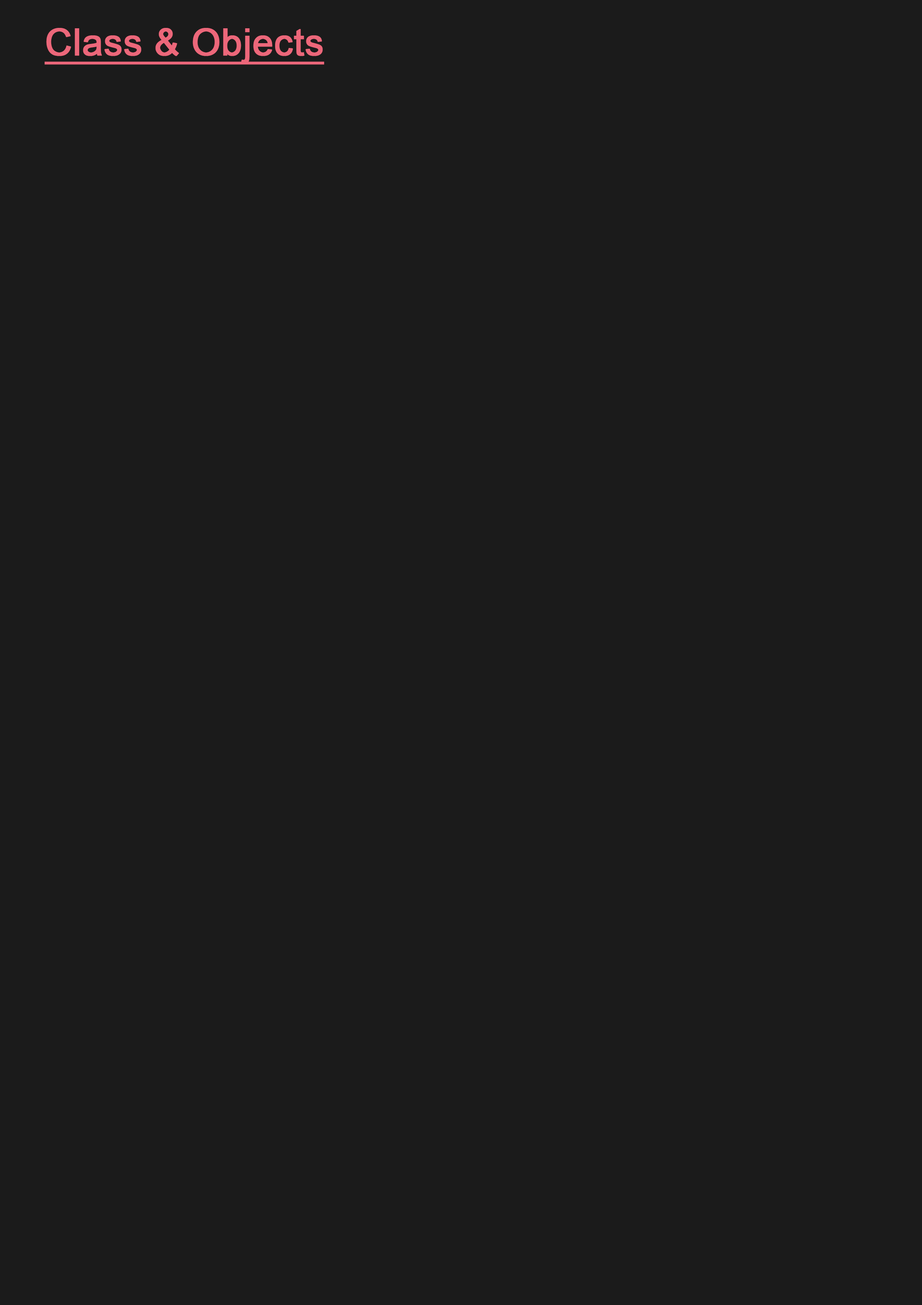
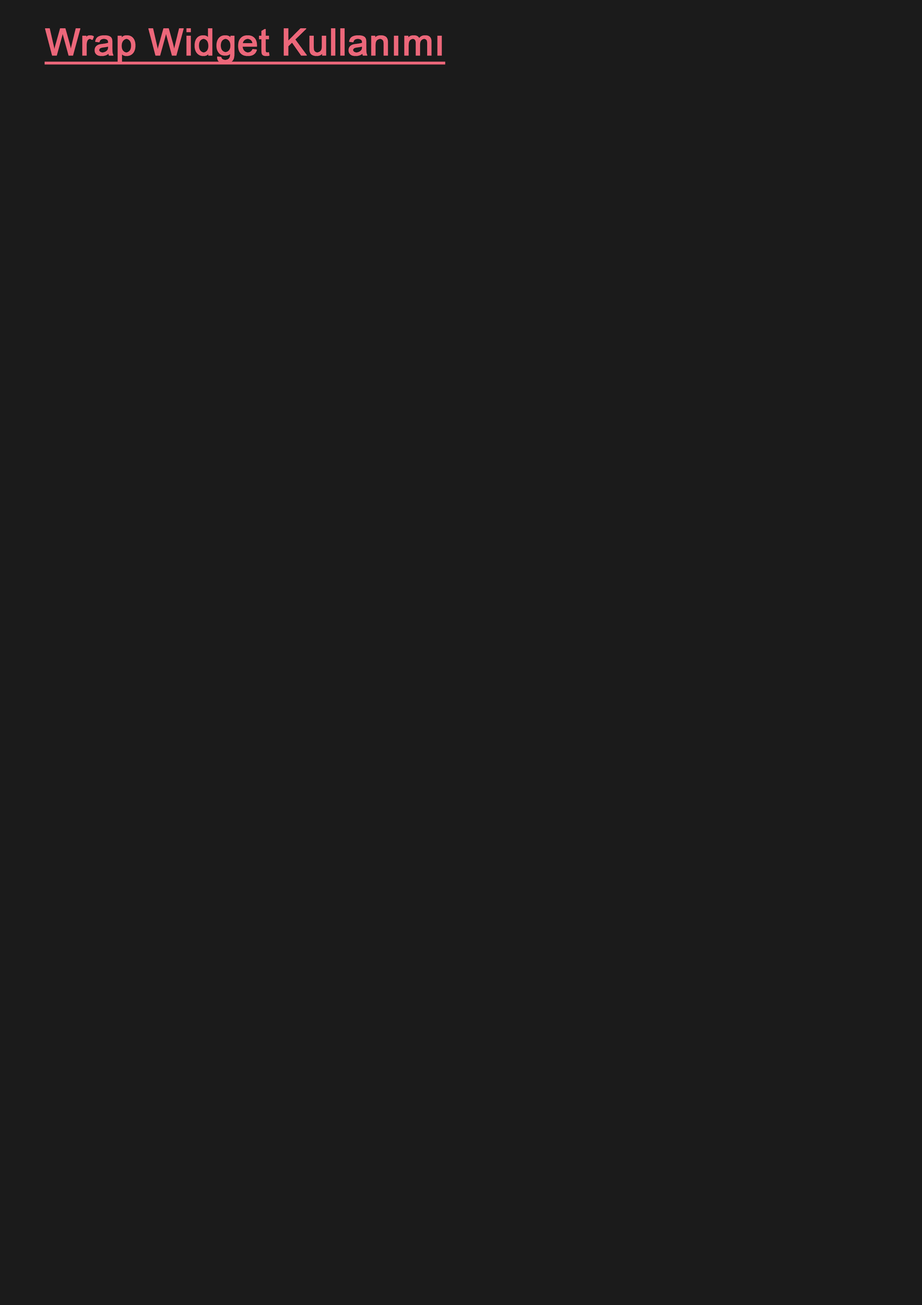
The second (922, 1305) image is a revision of the first. Changes to its layers:
renamed "Class & Objects" to "Wrap Widget Kullanımı", painted on it over (x1=45, y1=27, x2=446, y2=65)
